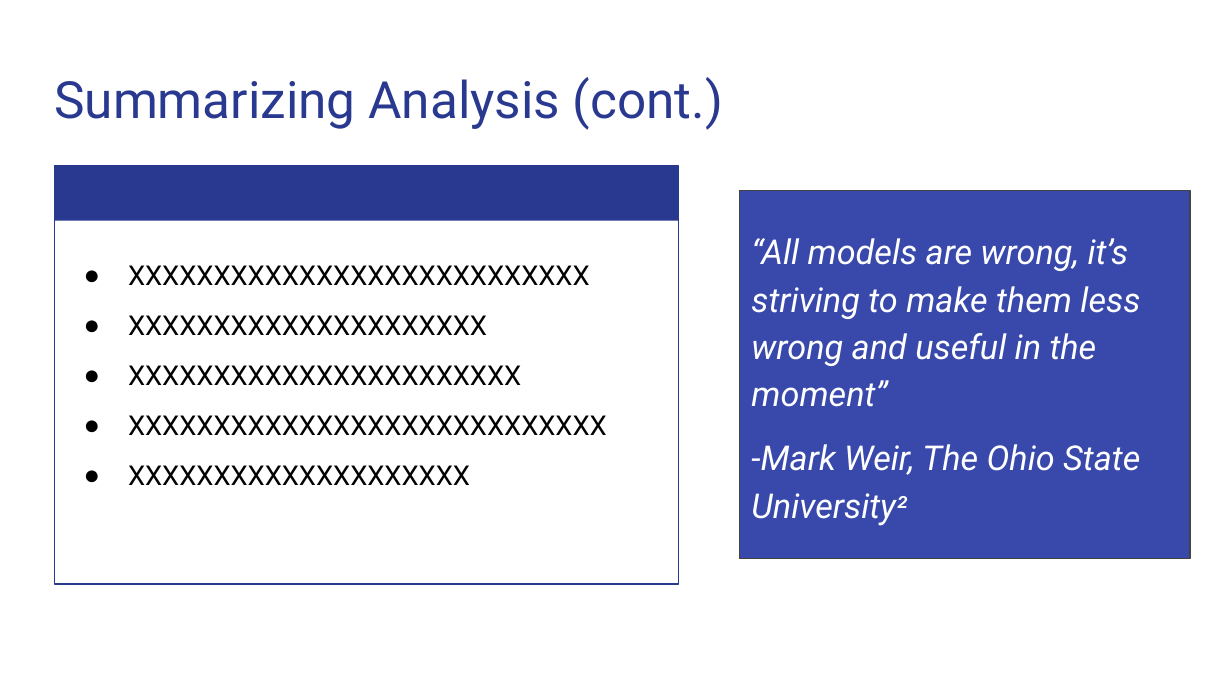
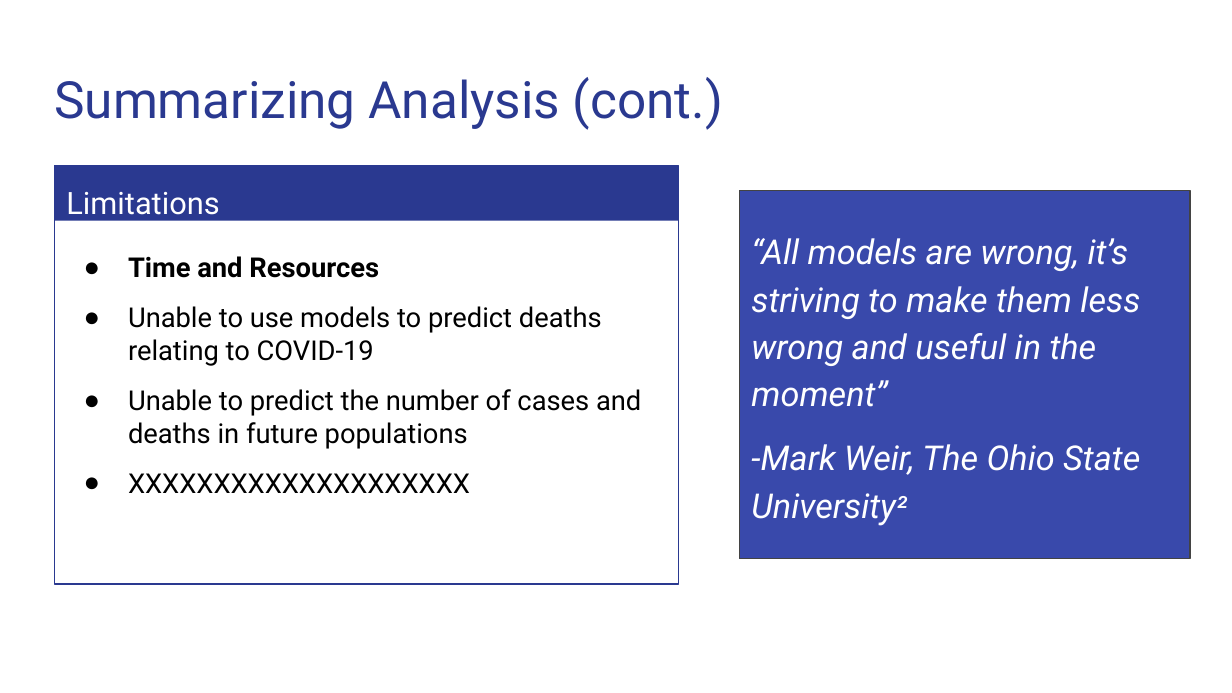
Before and after one commit to Magzzie/COVID-19_Analysis, a slide deck: slide 21 of COVID-19 Analysis.pptx. Drawn at 1232x693 pixels with LibreOffice and Linux fonts; fonts in the diff are those of the drawing. Boxes give left, top, right and bottom in pixels: in the first picture for what was removed or moved away, otherwise in the second. Text is boxed around its words. In the diff, an @@ line names an element or a change of style, - is before the commit and + after.

```diff
--- a/COVID-19 Analysis.pptx
+++ b/COVID-19 Analysis.pptx
@@ text added at (66, 192, 219, 222), 18 pt, text #FFFFFF @@
+Limitations
@@ text in rectangle at (128, 256, 641, 449): text changed @@
-● XXXXXXXXXXXXXXXXXXXXXXXXXXX
-● XXXXXXXXXXXXXXXXXXXXX
-● XXXXXXXXXXXXXXXXXXXXXXX
-● XXXXXXXXXXXXXXXXXXXXXXXXXXXX
+● Time and Resources
+● Unable to use models to predict deaths relating to COVID-19
+● Unable to predict the number of cases and deaths in future populations
```
Also in this commit, not shown: 6 other slides changed, 1 slide added, 1 slide removed.
